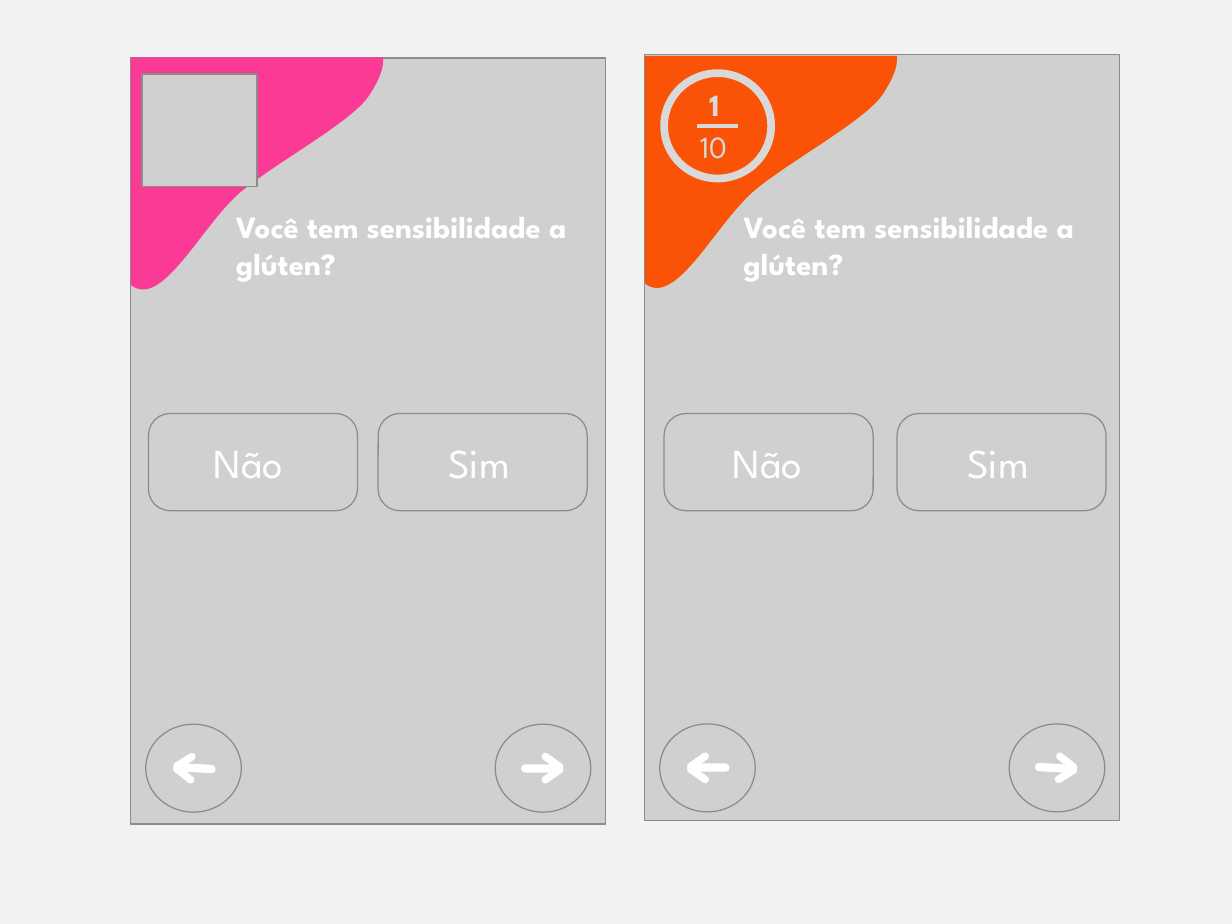
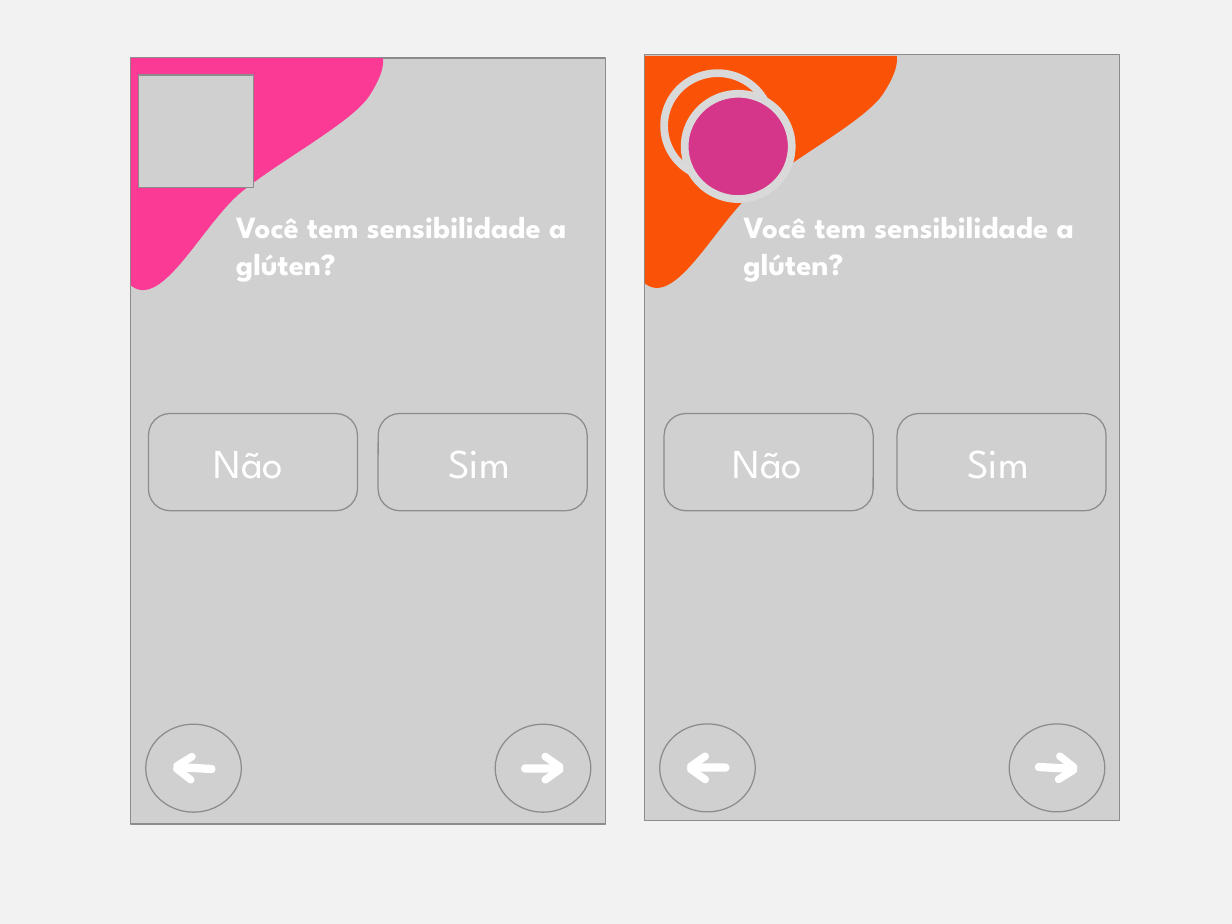
Before and after one commit to DudaElias/NewLife, a slide deck: slide 10 of design.pptx. Drawn at 1232x924 pixels with LibreOffice and Linux fonts; fonts in the diff are those of the drawing; grey boxes stand for pictures. Boxes give left, top, right and bottom in pixels: in the first picture for what was removed or moved away, otherwise in the second. Text is boxed around its words. In the diff, an @@ line names an element or a change of style, - is before the commit and + after.

```diff
--- a/design.pptx
+++ b/design.pptx
@@ freeform shape at (131,58,383,290): outline redrawn @@
@@ picture: place and size @@
-picture at (142,74,256,186)
+picture at (138,75,253,187)
@@ ellipse added at (685,94,792,198), fill #D6368A, outline #D9D9D9 4.5 pt @@
@@ text removed at (700,127,727,159) @@
-10
```
Also in this commit, not shown: 1 other slide changed, 10 other files.
